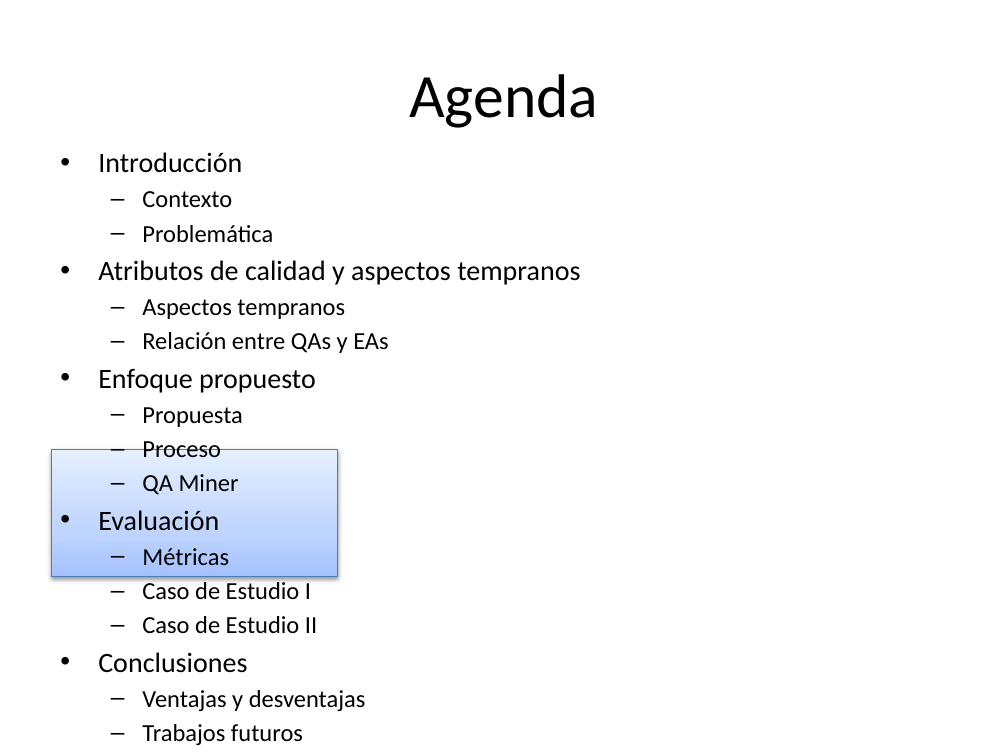
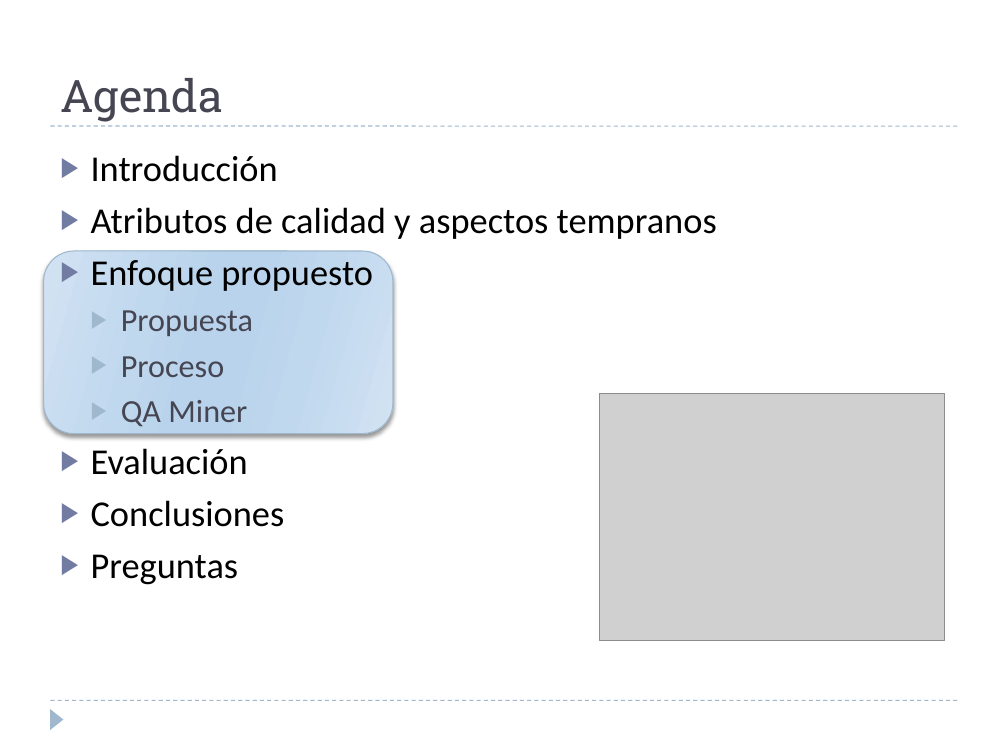
Before and after one commit to alejandrorago/qatesis2, a slide deck: slide 10 of Capitulos Finales/filiminasPeladas.pptx (slide 13 before the commit). Drawn at 1008x756 pixels with LibreOffice and Linux fonts; fonts in the diff are those of the drawing; grey boxes stand for pictures. Boxes give left, top, right and bottom in pixels: in the first picture for what was removed or moved away, otherwise in the second. Text is boxed around its words. In the diff, an @@ line names an element or a change of style, - is before the commit and + after.

```diff
--- a/Capitulos Finales/filiminasPeladas.pptx
+++ b/Capitulos Finales/filiminasPeladas.pptx
@@ title "Agenda": place and size @@
-title "Agenda" at (409, 74, 598, 128)
+title "Agenda" at (60, 78, 223, 122)
@@ title "Agenda" at (60, 78, 223, 122): size 44 to 32 pt, font Calibri to Roboto Slab, text colour #000000 to #464653; alignment centre to left; vertical alignment middle to bottom @@
@@ text "Introducción" at (91, 155, 717, 585): size 20 to 26 pt in "Introducción", "Atributos de calidad y aspectos tempranos", "Enfoque propuesto", "Evaluación" and 2 more places; size 17.5 to 23 pt, text colour #000000 to #464653 in "Propuesta", "Proceso", "QA Miner"; bullet • to ▶; more space between paragraphs; bullet – to ▶ @@
@@ line added from (50, 126) to (958, 126), #9FB8CD 0.75 pt dashed @@
@@ text at (142, 191, 273, 242): paragraphs removed @@
-  – Contexto
-  – Problemática
@@ rounded rectangle added at (43, 251, 392, 433), fill gradient #D3E3F2 to #C0D8EE to #BAD4EC, outline #9FB8CD 0.75 pt @@
@@ text at (142, 299, 388, 353): paragraphs removed @@
-  – Aspectos tempranos
-  – Relación entre QAs y EAs
@@ picture added at (599, 394, 943, 641) @@
@@ rectangle removed at (51, 450, 337, 577) @@
@@ text at (142, 548, 317, 633): paragraphs removed @@
-  – Métricas
-  – Caso de Estudio I
-  – Caso de Estudio II
@@ line added from (50, 701) to (958, 701), #9FB8CD 0.75 pt dashed @@
@@ triangle added at (50, 709, 64, 730), fill #9FB8CD @@
@@ text at (142, 690, 366, 746): paragraphs removed @@
-  – Ventajas y desventajas
-  – Trabajos futuros
```
Also in this commit, not shown: 23 other slides changed, 1 slide added.
